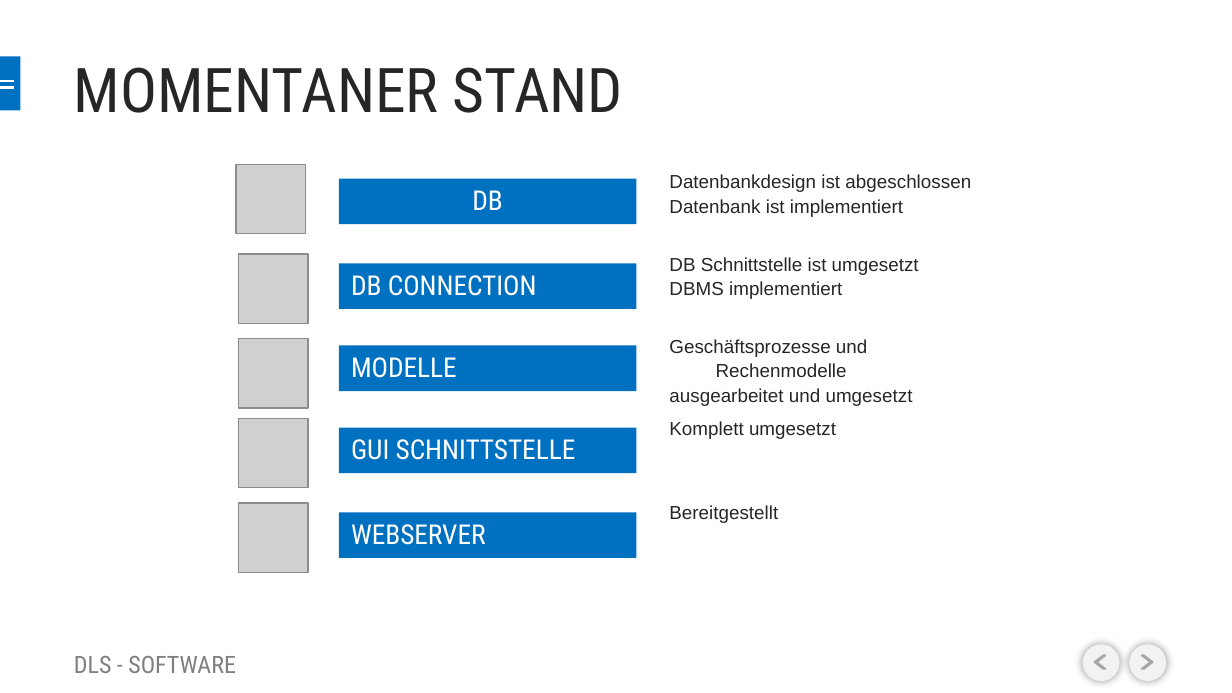
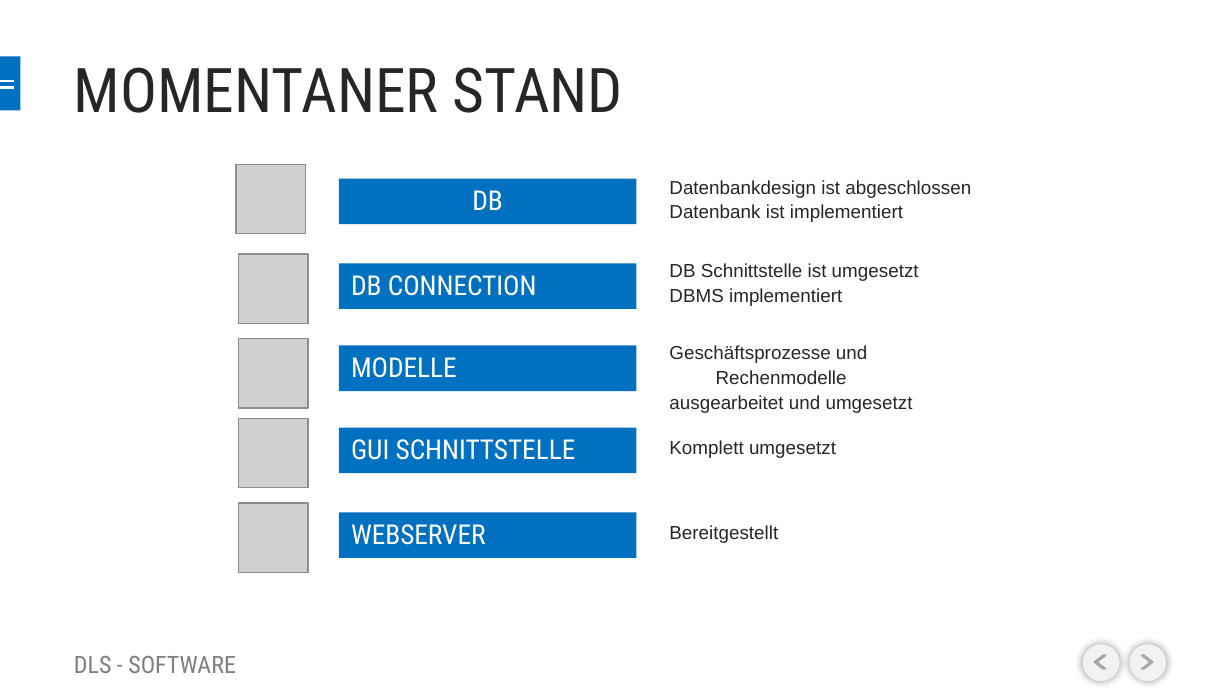
Before and after one commit to therealstan/DHBW_SE, a slide deck: slide 8 of swe_presi.pptx. Drawn at 1232x693 pixels with LibreOffice and Linux fonts; fonts in the diff are those of the drawing; grey boxes stand for pictures; background and template pictures are left out. Boxes give left, top, right and bottom in pixels: in the first picture for what was removed or moved away, otherwise in the second. Text is boxed around its words. In the diff, an @@ line names an element or a change of style, - is before the commit and + after.

```diff
--- a/swe_presi.pptx
+++ b/swe_presi.pptx
@@ 3 texts: place and size @@
-3 texts at <box>669,174,971,406</box>
+3 texts at <box>669,180,971,413</box>
@@ text "Komplett umgesetzt": place and size @@
-text "Komplett umgesetzt" at <box>669,421,836,439</box>
+text "Komplett umgesetzt" at <box>669,440,836,458</box>
@@ text "Bereitgestellt": place and size @@
-text "Bereitgestellt" at <box>669,505,778,523</box>
+text "Bereitgestellt" at <box>669,525,778,543</box>
```
Also in this commit, not shown: 4 other slides changed.
